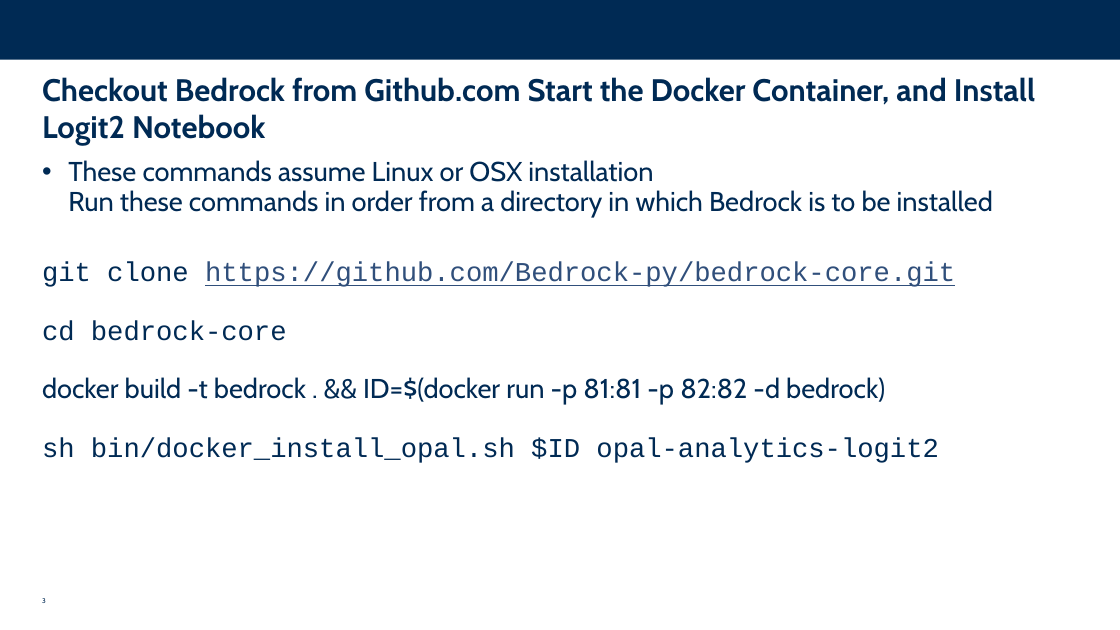
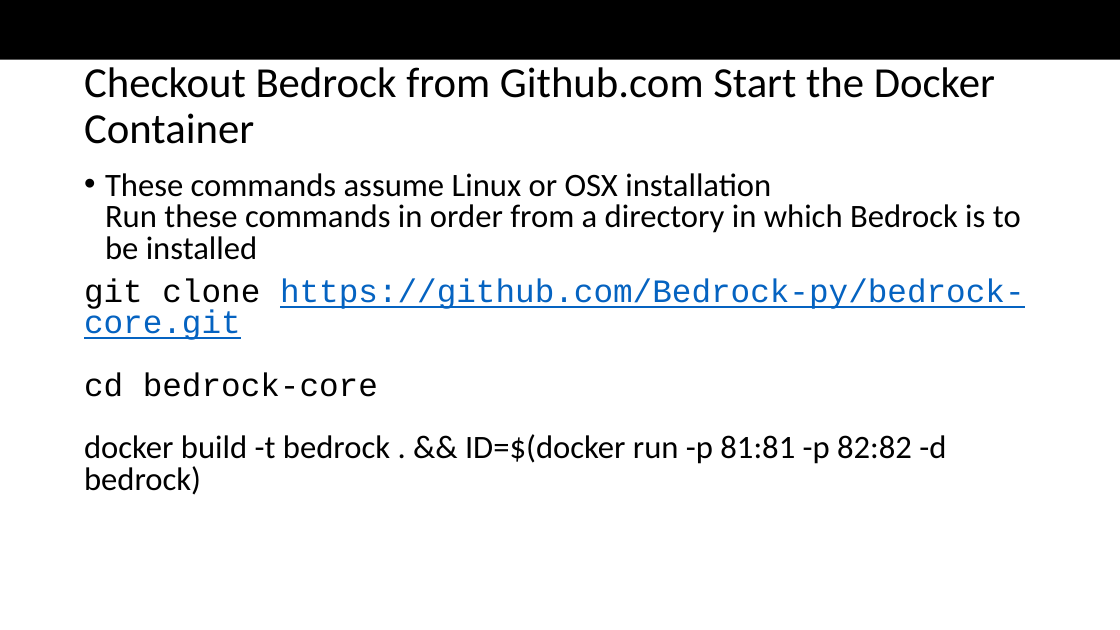
Before and after one commit to Bedrock-py/bedrock-core, a slide deck: slide 3 of docs/QuickStart.pptx. Drawn at 1120x630 pixels with LibreOffice and Linux fonts; fonts in the diff are those of the drawing; background and template pictures are left out. Boxes give left, top, right and bottom in pixels: in the first picture for what was removed or moved away, otherwise in the second. Text is boxed around its words. In the diff, an @@ line names an element or a change of style, - is before the commit and + after.

Commit message:
Updating QuickStart guide

```diff
--- a/docs/QuickStart.pptx
+++ b/docs/QuickStart.pptx
@@ rectangle at [0, 0, 1120, 60]: fill #002A54 to #000000 @@
@@ title "Checkout Bedrock from Github.com Start ..." at [84, 67, 995, 144]: vertical alignment top to middle @@
@@ title at [84, 67, 995, 144]: text changed; size 32 to 44 pt; font Cabin to Calibri; text colour #002A54 to #000000; bold off @@
-Checkout Bedrock from Github.com Start the Docker Container, and Install Logit2 Notebook
+Checkout Bedrock from Github.com Start the Docker Container
@@ text "These commands assume Linux or ...": place and size @@
-text "These commands assume Linux or ..." at [42, 160, 993, 463]
+text "These commands assume Linux or ..." at [84, 173, 1025, 495]
@@ text at [105, 173, 1021, 260]: size 28 to 33.6 pt, font Cabin to Calibri, text colour #002A54 to #000000 in "These commands assume Linux or OSX installation ..."; indent changed; line spacing 0.9 to 0.8; less space between paragraphs @@
@@ text at [84, 278, 1025, 495]: text changed; size 28 to 33.6 pt; text colour #002A54 to #000000 @@
-git clone https://github.com/Bedrock-py/bedrock-core.git
-cd bedrock-core
-docker build -t bedrock . && ID=$(docker run -p 81:81 -p 82:82 -d bedrock)
-sh bin/docker_install_opal.sh $ID opal-analytics-logit2
+git clone https://github.com/Bedrock-py/bedrock-core.git
+cd bedrock-core
+docker build -t bedrock . && ID=$(docker run -p 81:81 -p 82:82 -d bedrock)
@@ page number removed at [42, 598, 46, 603] @@
-3
```
Also in this commit, not shown: 4 other slides changed, 2 slides added.
